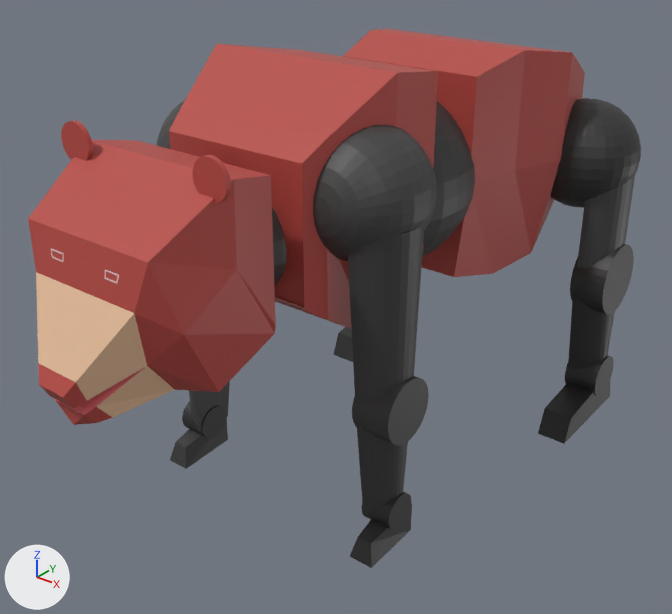
Two versions of the Blender file models/taiwan bear.blend, one commit apart.
Rendered twice from a 50 mm camera at (0.662, -1.141, 0.768) aimed at (-0.001, -0.312, 0.253). The axes (+X, +Y, +Z) are drawn at lower left. The lights are the same throughout. The older version comes first.

The first picture shows 'Head.C', 'Link_Back_Foot_L', 'Link_Back_Upper_L', 'Link_Front_Lower_L', 'Link_Front_Upper_L', 'Link_UpperBody_C', 'RJoint_Back_Lower_Z_L', 'RJoint_Back_Upper_XYZ_L', 'RJoint_Front_Lower_Z_L', 'RJoint_Front_Upper_XYZ_L', 'RJoint_Torso_C_XYZ_C', 'TaiwanBear' and 10 more.
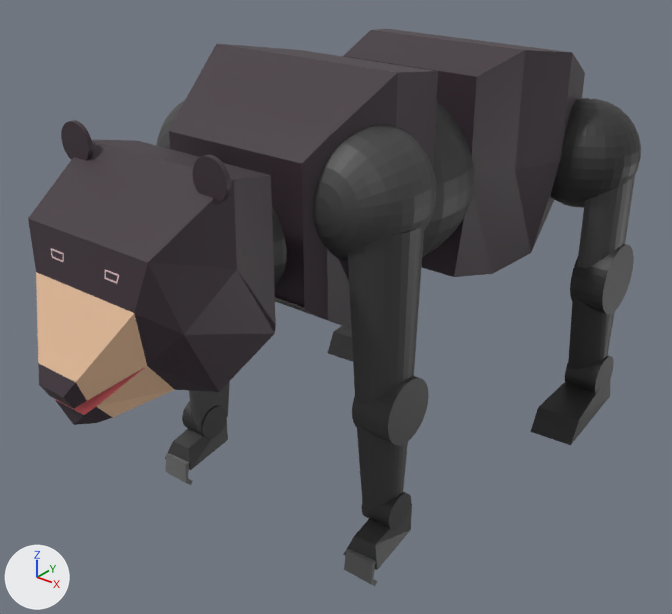
Pixel boxes (x1, y1, x2, y2) of what changed, in the pictures (672 x 614 px):
'Head.C', recoloured (red to dark grey)
    both: (28, 120, 276, 425)
'Link_UpperBody_C', recoloured (red to dark grey)
    both: (169, 44, 438, 329)
'TaiwanBear', recoloured (red to dark grey)
    both: (343, 29, 585, 277)
'Link_Back_Foot_L', reshaped (11% wider)
    before: (538, 381, 610, 444)
    after: (530, 381, 610, 445)
'Cube', added
    after: (344, 548, 377, 586)
'Cube.001', added
    after: (166, 453, 193, 485)

Edits to the bpy script that builds the scene:
```text
Change mat_bodyblack:
    mat_bodyblack.base_color: (0.479, 0.0685, 0.0567) -> (0.0447, 0.0289, 0.0397)  # red #b84a43 -> dark grey #3c2f38
Add mat_claws:
    mat_claws = principled_material('Claws')
    mat_claws.base_color = (0.146, 0.146, 0.146)  # dark grey #6b6b6b
Change me_cylinder_025:
    used by ob_link_back_foot_l; parent = ob_rjoint_back_ankle_z_l; location = (0.0386, -0.0328, -0.000094); rotation_euler = (0.0, -1.571, 0.0), in degrees (0, -90, 0)
    remove me_cylinder_025.from_pydata(...)  # 8 vertices, 6 faces; spans x -0.021..0.021, y -0.079..0.079, z -0.025..0.031
    add me_cylinder_025.from_pydata(...)  # 8 vertices, 6 faces; spans x -0.032..0.032, y -0.082..0.079, z -0.025..0.031
    me_cylinder_025 part 1
    me_cylinder_025.vertices[0].co: (-0.021, -0.079, -0.025) -> (-0.032, -0.082, -0.025)  # pixel (537, 433) -> pixel (530, 431)
    me_cylinder_025.vertices[1].co: (-0.021, -0.065, 0.012) -> (-0.03, -0.067, 0.012)  # pixel (544, 408) -> pixel (538, 406)
    me_cylinder_025.vertices[4].co: (0.021, -0.079, -0.025) -> (0.03, -0.076, -0.025)  # pixel (564, 443) -> pixel (570, 445)
    me_cylinder_025.vertices[5].co: (0.021, -0.065, 0.012) -> (0.032, -0.062, 0.012)  # pixel (571, 418) -> pixel (579, 419)
Add me_cube_001:
    me_cube_001.from_pydata([(0.0201, -0.0019, 0.0271), (0.0195, 0.003, -0.009), (0.0201, -0.0062, 0.0228), (0.0195, -0.003, -0.009), (-0.0201, -0.0019, 0.0271), (-0.0195, 0.003, -0.009), (-0.0201, -0.0062, 0.0228), (-0.0195, -0.003, -0.009), (0.0199, 0.0062, 0.019), (0.0199, 0.0019, 0.0147), (-0.0199, 0.0019, 0.0147), (-0.0199, 0.0062, 0.019)], [], [(8, 1, 3, 9), (9, 3, 7, 10), (10, 7, 5, 11), (11, 5, 1, 8), (2, 6, 4, 0), (7, 3, 1, 5), (4, 11, 8, 0), (6, 10, 11, 4), (2, 9, 10, 6), (0, 8, 9, 2)])
    me_cube_001.materials.append(mat_claws)  # dark grey #6b6b6b
Add me_cube:
    me_cube.from_pydata([(-0.0201, 0.0019, -0.0271), (-0.0195, -0.003, 0.009), (-0.0201, 0.0062, -0.0228), (-0.0195, 0.003, 0.009), (0.0201, 0.0019, -0.0271), (0.0195, -0.003, 0.009), (0.0201, 0.0062, -0.0228), (0.0195, 0.003, 0.009), (-0.0199, -0.0062, -0.019), (-0.0199, -0.0019, -0.0147), (0.0199, -0.0019, -0.0147), (0.0199, -0.0062, -0.019)], [], [(8, 1, 3, 9), (9, 3, 7, 10), (10, 7, 5, 11), (11, 5, 1, 8), (2, 6, 4, 0), (7, 3, 1, 5), (4, 11, 8, 0), (6, 10, 11, 4), (2, 9, 10, 6), (0, 8, 9, 2)])
    me_cube.materials.append(mat_claws)  # dark grey #6b6b6b
Add ob_cube_001:
    ob_cube_001 = bpy.data.objects.new('Cube.001', me_cube_001)
    ob_cube_001.parent = ob_link_front_foot_r
    ob_cube_001.matrix_parent_inverse = Matrix(((1.0, 0.0, 0.0, 0.0), (0.0, 1.0, 0.0, 0.0), (0.0, 0.0, 1.0, 0.0), (0.0, 0.0, 0.0, 1.0)))
    ob_cube_001.location = (-0.000139, -0.041, -0.0179)
    ob_cube_001.rotation_euler = (3.142, 0.0, 0.0)  # degrees (180, 0, 0)
Add ob_cube:
    ob_cube = bpy.data.objects.new('Cube', me_cube)
    ob_cube.parent = ob_link_front_foot_l
    ob_cube.matrix_parent_inverse = Matrix(((1.0, 0.0, 0.0, 0.0), (0.0, 1.0, 0.0, 0.0), (0.0, 0.0, 1.0, 0.0), (0.0, 0.0, 0.0, 1.0)))
    ob_cube.location = (0.0, -0.041, -0.0179)
```
